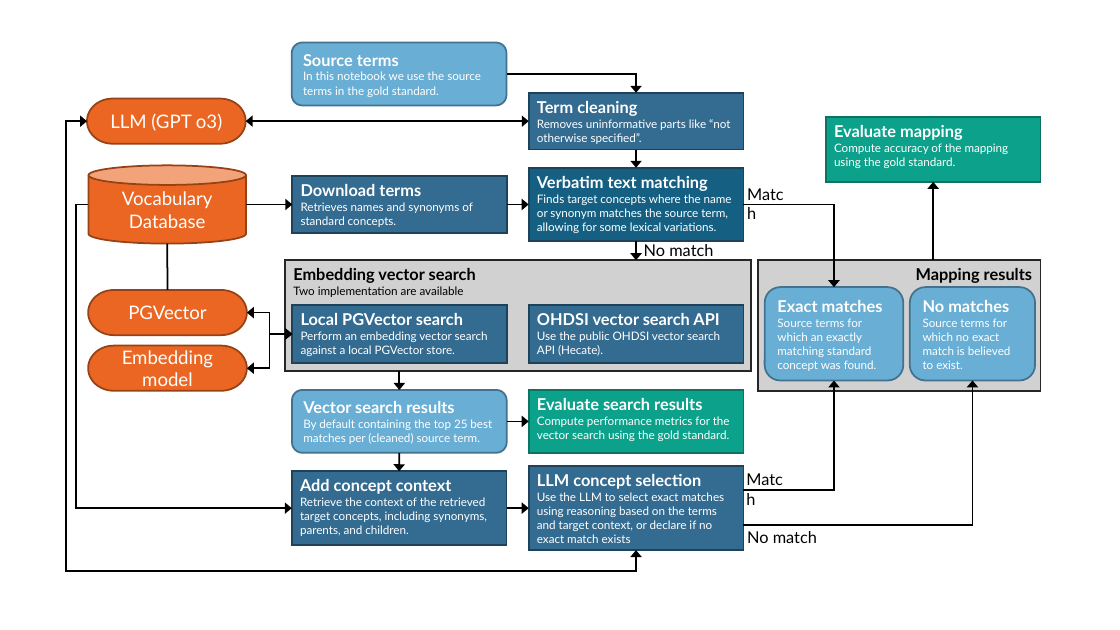
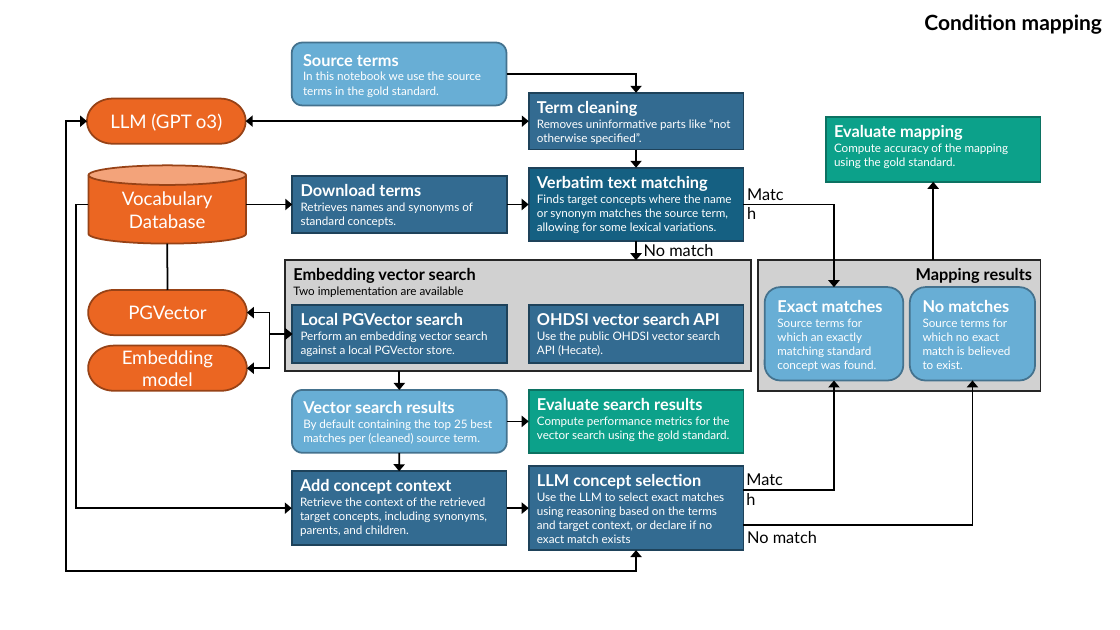
Before and after one commit to OHDSI/Ariadne, a slide deck: slide 1 of docs/assets/AriadneDiagram.pptx. Drawn at 1120x630 pixels with LibreOffice and Linux fonts; fonts in the diff are those of the drawing. Boxes give left, top, right and bottom in pixels: in the first picture for what was removed or moved away, otherwise in the second. Text is boxed around its words. In the diff, an @@ line names an element or a change of style, - is before the commit and + after.

```diff
--- a/docs/assets/AriadneDiagram.pptx
+++ b/docs/assets/AriadneDiagram.pptx
@@ text added at <box>924,14,1102,34</box>, 18 pt, text #000000, bold @@
+Condition mapping
```
Also in this commit, not shown: 2 slides added, 1 other file.
